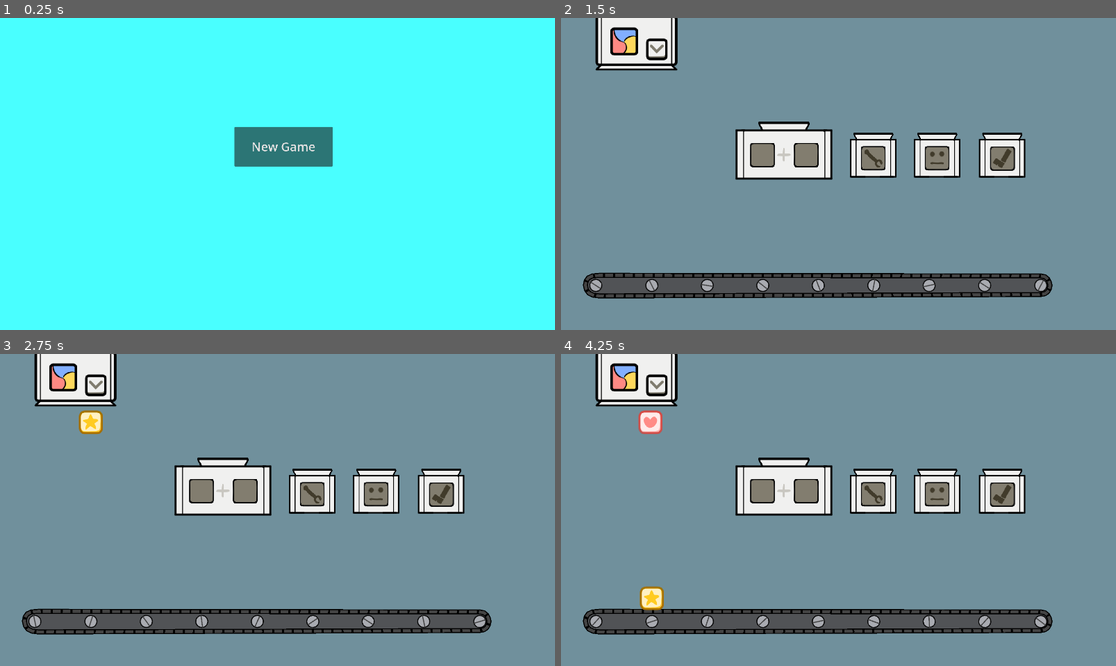
Above: before the commit, frames 1-4 (two rows, left to right).
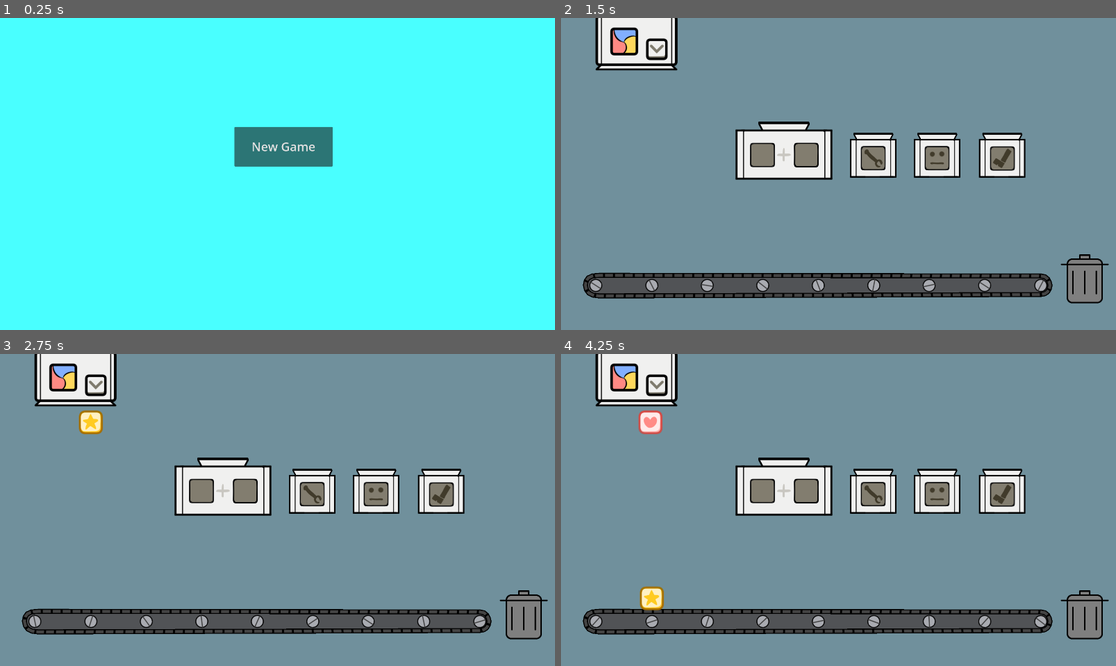
Above: after the commit, the same moments.

Repository: deejai/GodotWildJam53
Game: Godot game, scene res://Main/MainMenu.tscn
Same seed, same stepped clock (60 frames per second), same inputs: the game is played once before the commit and once after it.
Inputs (mouse positions are in pixels of both pictures, inside the frame that each line leads up to):
- Up to frame 1 (0.25 s): no input
- Up to frame 2 (1.5 s): click "New Game" at 0.5 s; move the mouse to (960, 158) at 1.27 s; click (960, 158) at 1.42 s
- Up to frame 3 (2.75 s): tap Enter at 2 s; move the mouse to (166, 525) at 2.02 s; click (166, 525) at 2.17 s
- Up to frame 4 (4.25 s): move the mouse to (894, 441) at 2.77 s; click (894, 441) at 2.92 s; move the mouse to (810, 572) at 3.52 s; click (810, 572) at 3.67 s

The runs differ from the first frame. In frame 1, less than 0.1% of the frame differs, in the area x 45-57%, y 39-43%; in frame 2, 1.5%; in frame 3, 1.5%; in frame 4, 1.6%, in the area x 5-99%, y 0-92%.
Error in both runs: Invalid assignment of property or key 'playback_speed' with value of type 'float' on a base object of type 'AnimationPlayer'. (res://Main/Factory/ConveyorBelt/…

Commit message:
part maker code scaffolding added

Diff:
--- a/Main/Factory/Box.gd
+++ b/Main/Factory/Box.gd
@@ -26,7 +26,13 @@
 func snap_to(pos: Vector2):
 	$RigidBody2D.snap_pos = pos
 	$RigidBody2D.custom_integrator = true
+	$RigidBody2D.collision_layer = 2
+	$RigidBody2D.collision_mask = 2
+	z_index = 20
 
 func unsnap():
 	$RigidBody2D.snap_pos = Vector2.INF
 	$RigidBody2D.custom_integrator = false
+	$RigidBody2D.collision_layer = 1
+	$RigidBody2D.collision_mask = 1
+	z_index = 25
--- a/Main/Factory/Box.tscn
+++ b/Main/Factory/Box.tscn
@@ -65,6 +65,7 @@
 }]
 
 [node name="Box" type="Node2D"]
+z_index = 25
 script = ExtResource("1_78ldm")
 
 [node name="RigidBody2D" type="RigidBody2D" parent="."]
--- a/Main/Factory/BoxRigidBody.gd
+++ b/Main/Factory/BoxRigidBody.gd
@@ -8,13 +8,9 @@
 
 # Called every frame. 'delta' is the elapsed time since the previous frame.
 func _process(delta):
-	freeze = false if snap_pos == Vector2.INF else true
+	pass
 
 func _integrate_forces(state):
 	if(snap_pos != Vector2.INF):
 		state.set_transform(Transform2D(0, snap_pos))
 		state.angular_velocity = 0
-		pass
-
-	else:
-		pass
--- a/Main/Factory/Factory.gd
+++ b/Main/Factory/Factory.gd
@@ -12,6 +12,7 @@
 
 # Called when the node enters the scene tree for the first time.
 func _ready():
+	$AudioStreamPlayer2D.play()
 	pass # Replace with function body.
 
 
@@ -69,6 +70,12 @@
 				elif grabbed_box and !combiner_box2 and $CombinerRect2.get_global_rect().has_point(get_global_mouse_position()):
 					grabbed_box.snap_to($CombinerRect2.position + $CombinerRect2.size/2)
 					combiner_box2 = grabbed_box
+				elif grabbed_box and $HeadMaker.get_global_rect().has_point(get_global_mouse_position()):
+					grabbed_box.queue_free()
+				elif grabbed_box and $ArmMaker.get_global_rect().has_point(get_global_mouse_position()):
+					grabbed_box.queue_free()
+				elif grabbed_box and $LegMaker.get_global_rect().has_point(get_global_mouse_position()):
+					grabbed_box.queue_free()
 				else:
 					grabbed_box.unsnap()
 					grabbed_box.enable_gravity()
@@ -103,3 +110,8 @@
 	new_box.position.y = $Combiner.position.y - 20
 	new_box.get_node("RigidBody2D").linear_velocity = Vector2(-5 + randf() * 10, -300)
 	add_child(new_box)
+
+func _on_area_2d_body_entered(body):
+	var obj = body.get_owner()
+	if obj is ChuteBox:
+		obj.queue_free()
--- a/Main/Factory/Factory.tscn
+++ b/Main/Factory/Factory.tscn
@@ -7,6 +7,8 @@
 [ext_resource type="Texture2D" uid="uid://c5ihnke3tudau" path="res://Assets/HeadMaker.png" id="5_8g3tn"]
 [ext_resource type="Texture2D" uid="uid://n3lmjmjt1lwm" path="res://Assets/LegMaker.png" id="6_lrvnr"]
 [ext_resource type="PackedScene" path="res://Main/Factory/ConveyorBelt/ConveyorBelt.tscn" id="7_vb6dy"]
+[ext_resource type="AudioStream" uid="uid://42qp48e14f3f" path="res://Assets/main_theme.wav" id="8_wdvvq"]
+[ext_resource type="Texture2D" uid="uid://m53a3gof5jyv" path="res://Assets/trash.png" id="9_48jpm"]
 
 [sub_resource type="SegmentShape2D" id="SegmentShape2D_vrysb"]
 a = Vector2(42, 110)
@@ -22,6 +24,9 @@
 normal = Vector2(-1, 0)
 
 [sub_resource type="WorldBoundaryShape2D" id="WorldBoundaryShape2D_ujhqv"]
+
+[sub_resource type="RectangleShape2D" id="RectangleShape2D_t7ki2"]
+size = Vector2(33.2072, 171.12)
 
 [node name="Game" type="Node2D"]
 script = ExtResource("1_gfdr1")
@@ -60,6 +65,13 @@
 offset_bottom = 182.0
 texture = ExtResource("2_xe1j2")
 
+[node name="Combiner" type="TextureRect" parent="."]
+offset_left = 603.0
+offset_top = 358.0
+offset_right = 939.0
+offset_bottom = 560.0
+texture = ExtResource("4_ua00q")
+
 [node name="ArmMaker" type="TextureRect" parent="."]
 offset_left = 999.0
 offset_top = 397.0
@@ -67,13 +79,6 @@
 offset_bottom = 553.0
 size_flags_horizontal = 4
 texture = ExtResource("3_g8g88")
-
-[node name="Combiner" type="TextureRect" parent="."]
-offset_left = 603.0
-offset_top = 358.0
-offset_right = 939.0
-offset_bottom = 560.0
-texture = ExtResource("4_ua00q")
 
 [node name="HeadMaker" type="TextureRect" parent="."]
 offset_left = 1220.0
@@ -96,6 +101,7 @@
 scale = Vector2(0.95, 0.95)
 
 [node name="AudioStreamPlayer2D" type="AudioStreamPlayer2D" parent="."]
+stream = ExtResource("8_wdvvq")
 
 [node name="CombinerRect1" type="TextureRect" parent="."]
 offset_left = 657.0
@@ -108,3 +114,16 @@
 offset_top = 434.0
 offset_right = 889.0
 offset_bottom = 514.0
+
+[node name="Area2D" type="Area2D" parent="."]
+position = Vector2(1812, 903)
+
+[node name="Sprite2D" type="Sprite2D" parent="Area2D"]
+texture = ExtResource("9_48jpm")
+
+[node name="CollisionShape2D" type="CollisionShape2D" parent="Area2D"]
+position = Vector2(19.2405, 26.2404)
+rotation = 0.785397
+shape = SubResource("RectangleShape2D_t7ki2")
+
+[connection signal="body_entered" from="Area2D" to="." method="_on_area_2d_body_entered"]
--- /dev/null
+++ b/Main/Factory/RobotComponents/Arm.tscn
@@ -0,0 +1,65 @@
+[gd_scene load_steps=10 format=3 uid="uid://c3krvxbhafqms"]
+
+[ext_resource type="Texture2D" uid="uid://dnq0hbigv4m7s" path="res://Assets/Arm_sheet.png" id="1_bqela"]
+
+[sub_resource type="AtlasTexture" id="AtlasTexture_hn21q"]
+atlas = ExtResource("1_bqela")
+region = Rect2(0, 0, 64, 128)
+
+[sub_resource type="AtlasTexture" id="AtlasTexture_ss37w"]
+atlas = ExtResource("1_bqela")
+region = Rect2(64, 0, 64, 128)
+
+[sub_resource type="AtlasTexture" id="AtlasTexture_sinyo"]
+atlas = ExtResource("1_bqela")
+region = Rect2(128, 0, 64, 128)
+
+[sub_resource type="AtlasTexture" id="AtlasTexture_b4hak"]
+atlas = ExtResource("1_bqela")
+region = Rect2(192, 0, 64, 128)
+
+[sub_resource type="AtlasTexture" id="AtlasTexture_6bid4"]
+atlas = ExtResource("1_bqela")
+region = Rect2(256, 0, 64, 128)
+
+[sub_resource type="AtlasTexture" id="AtlasTexture_2y11j"]
+atlas = ExtResource("1_bqela")
+region = Rect2(320, 0, 64, 128)
+
+[sub_resource type="AtlasTexture" id="AtlasTexture_iht65"]
+atlas = ExtResource("1_bqela")
+region = Rect2(384, 0, 64, 128)
+
+[sub_resource type="SpriteFrames" id="SpriteFrames_0nyd3"]
+animations = [{
+"frames": [{
+"duration": 1.0,
+"texture": SubResource("AtlasTexture_hn21q")
+}, {
+"duration": 1.0,
+"texture": SubResource("AtlasTexture_ss37w")
+}, {
+"duration": 1.0,
+"texture": SubResource("AtlasTexture_sinyo")
+}, {
+"duration": 1.0,
+"texture": SubResource("AtlasTexture_b4hak")
+}, {
+"duration": 1.0,
+"texture": SubResource("AtlasTexture_6bid4")
+}, {
+"duration": 1.0,
+"texture": SubResource("AtlasTexture_2y11j")
+}, {
+"duration": 1.0,
+"texture": SubResource("AtlasTexture_iht65")
+}],
+"loop": true,
+"name": &"default",
+"speed": 5.0
+}]
+
+[node name="Head" type="Node2D"]
+
+[node name="AnimatedSprite2D" type="AnimatedSprite2D" parent="."]
+frames = SubResource("SpriteFrames_0nyd3")
--- /dev/null
+++ b/Main/Factory/RobotComponents/Head.tscn
@@ -0,0 +1,65 @@
+[gd_scene load_steps=10 format=3 uid="uid://c1wxvf0y7q5pk"]
+
+[ext_resource type="Texture2D" uid="uid://cukkfr5kdod8c" path="res://Assets/Head_sheet.png" id="1_0wjka"]
+
+[sub_resource type="AtlasTexture" id="AtlasTexture_jxu5l"]
+atlas = ExtResource("1_0wjka")
+region = Rect2(0, 0, 128, 128)
+
+[sub_resource type="AtlasTexture" id="AtlasTexture_ge171"]
+atlas = ExtResource("1_0wjka")
+region = Rect2(128, 0, 128, 128)
+
+[sub_resource type="AtlasTexture" id="AtlasTexture_c2rvy"]
+atlas = ExtResource("1_0wjka")
+region = Rect2(256, 0, 128, 128)
+
+[sub_resource type="AtlasTexture" id="AtlasTexture_nn377"]
+atlas = ExtResource("1_0wjka")
+region = Rect2(384, 0, 128, 128)
+
+[sub_resource type="AtlasTexture" id="AtlasTexture_hu00p"]
+atlas = ExtResource("1_0wjka")
+region = Rect2(512, 0, 128, 128)
+
+[sub_resource type="AtlasTexture" id="AtlasTexture_nrhct"]
+atlas = ExtResource("1_0wjka")
+region = Rect2(640, 0, 128, 128)
+
+[sub_resource type="AtlasTexture" id="AtlasTexture_ckkpt"]
+atlas = ExtResource("1_0wjka")
+region = Rect2(768, 0, 128, 128)
+
+[sub_resource type="SpriteFrames" id="SpriteFrames_0nyd3"]
+animations = [{
+"frames": [{
+"duration": 1.0,
+"texture": SubResource("AtlasTexture_jxu5l")
+}, {
+"duration": 1.0,
+"texture": SubResource("AtlasTexture_ge171")
+}, {
+"duration": 1.0,
+"texture": SubResource("AtlasTexture_c2rvy")
+}, {
+"duration": 1.0,
+"texture": SubResource("AtlasTexture_nn377")
+}, {
+"duration": 1.0,
+"texture": SubResource("AtlasTexture_hu00p")
+}, {
+"duration": 1.0,
+"texture": SubResource("AtlasTexture_nrhct")
+}, {
+"duration": 1.0,
+"texture": SubResource("AtlasTexture_ckkpt")
+}],
+"loop": true,
+"name": &"default",
+"speed": 5.0
+}]
+
+[node name="Head" type="Node2D"]
+
+[node name="AnimatedSprite2D" type="AnimatedSprite2D" parent="."]
+frames = SubResource("SpriteFrames_0nyd3")
--- /dev/null
+++ b/Main/Factory/RobotComponents/Leg.tscn
@@ -0,0 +1,65 @@
+[gd_scene load_steps=10 format=3 uid="uid://mag2xhr64h26"]
+
+[ext_resource type="Texture2D" uid="uid://w4b8x3td6y7e" path="res://Assets/Leg_sheet.png" id="1_e2dtk"]
+
+[sub_resource type="AtlasTexture" id="AtlasTexture_gef4m"]
+atlas = ExtResource("1_e2dtk")
+region = Rect2(0, 0, 64, 127)
+
+[sub_resource type="AtlasTexture" id="AtlasTexture_ygqxo"]
+atlas = ExtResource("1_e2dtk")
+region = Rect2(64, 0, 64, 127)
+
+[sub_resource type="AtlasTexture" id="AtlasTexture_rbble"]
+atlas = ExtResource("1_e2dtk")
+region = Rect2(128, 0, 64, 127)
+
+[sub_resource type="AtlasTexture" id="AtlasTexture_xdy68"]
+atlas = ExtResource("1_e2dtk")
+region = Rect2(192, 0, 64, 127)
+
+[sub_resource type="AtlasTexture" id="AtlasTexture_wetpe"]
+atlas = ExtResource("1_e2dtk")
+region = Rect2(256, 0, 64, 127)
+
+[sub_resource type="AtlasTexture" id="AtlasTexture_iiyci"]
+atlas = ExtResource("1_e2dtk")
+region = Rect2(320, 0, 64, 127)
+
+[sub_resource type="AtlasTexture" id="AtlasTexture_vkrp3"]
+atlas = ExtResource("1_e2dtk")
+region = Rect2(384, 0, 64, 127)
+
+[sub_resource type="SpriteFrames" id="SpriteFrames_0nyd3"]
+animations = [{
+"frames": [{
+"duration": 1.0,
+"texture": SubResource("AtlasTexture_gef4m")
+}, {
+"duration": 1.0,
+"texture": SubResource("AtlasTexture_ygqxo")
+}, {
+"duration": 1.0,
+"texture": SubResource("AtlasTexture_rbble")
+}, {
+"duration": 1.0,
+"texture": SubResource("AtlasTexture_xdy68")
+}, {
+"duration": 1.0,
+"texture": SubResource("AtlasTexture_wetpe")
+}, {
+"duration": 1.0,
+"texture": SubResource("AtlasTexture_iiyci")
+}, {
+"duration": 1.0,
+"texture": SubResource("AtlasTexture_vkrp3")
+}],
+"loop": true,
+"name": &"default",
+"speed": 5.0
+}]
+
+[node name="Head" type="Node2D"]
+
+[node name="AnimatedSprite2D" type="AnimatedSprite2D" parent="."]
+frames = SubResource("SpriteFrames_0nyd3")
--- a/project.godot
+++ b/project.godot
@@ -30,4 +30,4 @@
 
 [rendering]
 
-textures/canvas_textures/default_texture_filter=0
+anti_aliasing/quality/msaa_2d=1
Not shown, added: Assets/Arm_sheet.png.import
Not shown, added: Assets/Head_sheet.png.import
Not shown, added: Assets/Leg_sheet.png.import
Not shown, added: Assets/Shutter.png.import
Binary file added: Assets/trash.png
Not shown, added: Assets/trash.png.import
Not shown: 1 places in Main/Factory/Factory.tscn that only renumber resources
